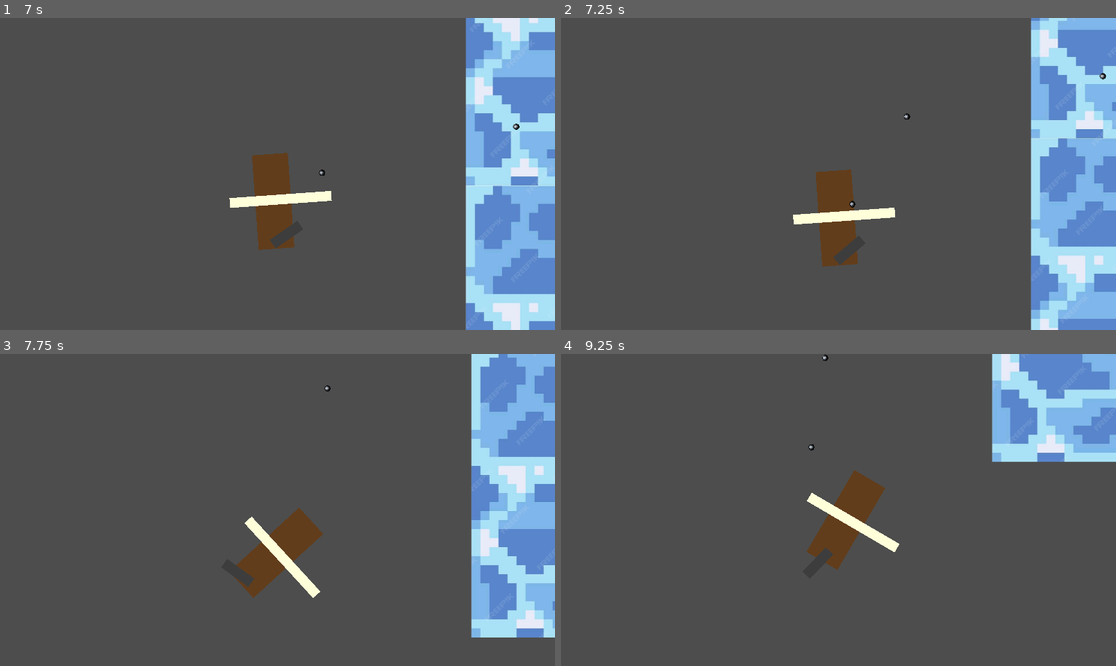
Above: before the commit, frames 1-4 (two rows, left to right).
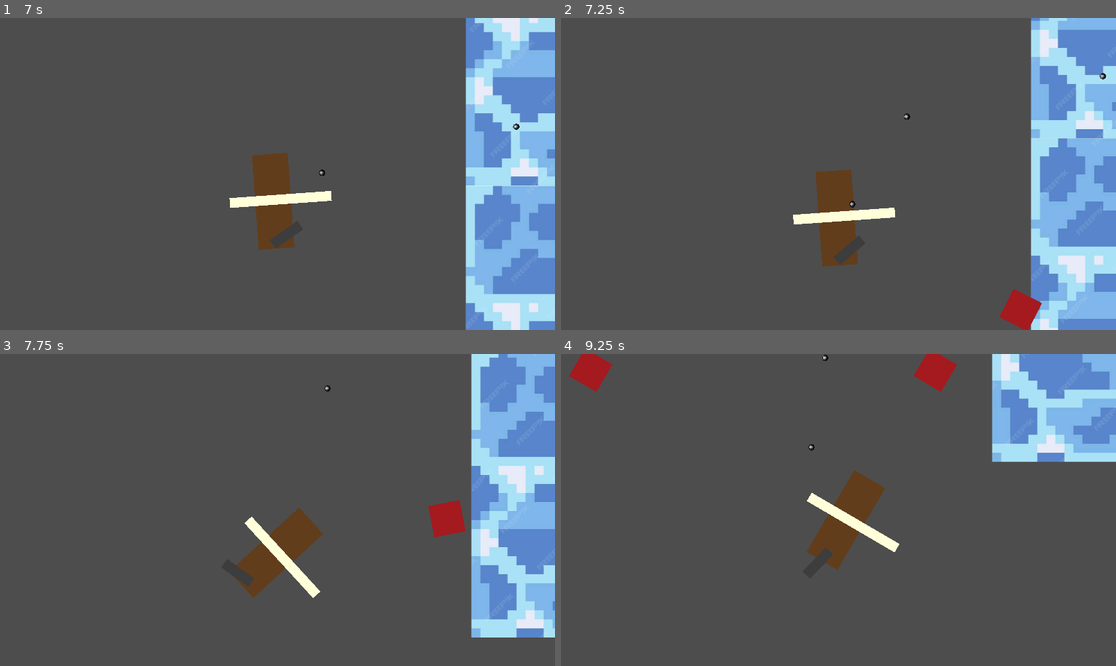
Above: after the commit, the same moments.

Repository: HephaistosForge/OceanDreamer
Game: Godot game, scene res://levels/main.tscn
The game is run twice, just before and just after one commit, with the same random seed, the same clock (stepped at 60 frames per second) and the same inputs.
Inputs (mouse positions are in pixels of both pictures, inside the frame that each line leads up to):
- Up to frame 1 (7 s): tap Enter at 0.5 s; move the mouse to (399, 158) at 0.52 s; hold D (turn_right) 0.53-1.28 s; hold Space (shoot) 0.53-1.28 s; move the mouse to (166, 189) at 1.27 s; hold S (backward) 1.28-2.03 s; tap Space (shoot) every 1.5 s from 1.35 to 5.85 s; move the mouse to (333, 105) at 2.02 s; hold D (turn_right) 2.03-2.78 s; hold Space (shoot) 2.03-2.78 s; move the mouse to (249, 236) at 2.77 s; hold W (forward) 2.78-3.53 s; move the mouse to (444, 220) at 3.52 s; hold Space (shoot) 3.53-4.28 s; hold A (turn_left) 3.53-5.03 s; move the mouse to (111, 127) at 4.27 s; move the mouse to (305, 174) at 5.02 s; hold S (backward) 5.03-5.78 s; hold Space (shoot) 5.03-5.78 s; move the mouse to (194, 96) at 5.77 s; hold D (turn_right) 5.78-6.53 s; move the mouse to (399, 158) at 6.52 s; hold W (forward) from 6.53 s (still down); hold Space (shoot) from 6.53 s (still down)
- Up to frame 2 (7.25 s): keep holding W (forward); keep holding Space (shoot)
- Up to frame 3 (7.75 s): move the mouse to (166, 525) at 7.27 s; release W (forward) at 7.28 s; release Space (shoot) at 7.28 s; hold D (turn_right) from 7.28 s (still down); tap Space (shoot) at 7.35 s
- Up to frame 4 (9.25 s): move the mouse to (894, 441) at 8.02 s; release D (turn_right) at 8.03 s; hold S (backward) 8.03-8.78 s; hold Space (shoot) 8.03-8.78 s; move the mouse to (810, 572) at 8.77 s; hold A (turn_left) from 8.78 s (still down); tap Space (shoot) at 8.85 s

Frame 1 is identical in both runs. In frame 2, 0.6% of the frame differs, in the area x 78-87%, y 86-100%; in frame 3, 0.6%; in frame 4, 1.1%, in the area x 1-72%, y 0-13%.

Commit message:
add entities, hp, cannonball hitting, collisions, physics layers

Diff:
--- /dev/null
+++ b/entities/enemies/monster.gd
@@ -0,0 +1,10 @@
+extends Entity
+
+@export var speed: float = 100
+
+func _physics_process(delta: float) -> void:
+	var ship = get_tree().get_first_node_in_group("ship")
+	if ship:
+		look_at(ship.global_position)
+		velocity = Vector2(cos(rotation), sin(rotation)) * speed
+	move_and_slide()
--- a/entities/enemies/monster.tscn
+++ b/entities/enemies/monster.tscn
@@ -1,10 +1,22 @@
-[gd_scene load_steps=2 format=3 uid="uid://tjhu343tjkvw"]
+[gd_scene load_steps=4 format=3 uid="uid://tjhu343tjkvw"]
 
+[ext_resource type="Script" path="res://entities/enemies/monster.gd" id="1_j2033"]
 [ext_resource type="Texture2D" uid="uid://beyr3aajwcbsu" path="res://entities/white.png" id="1_mlif1"]
 
-[node name="Monster" type="Node2D"]
+[sub_resource type="RectangleShape2D" id="RectangleShape2D_eft7m"]
+size = Vector2(102, 102)
+
+[node name="Monster" type="CharacterBody2D"]
+collision_layer = 2
+collision_mask = 3
+script = ExtResource("1_j2033")
+max_hp = 30
 
 [node name="Sprite2D" type="Sprite2D" parent="."]
 modulate = Color(0.641361, 0.103913, 0.123813, 1)
-scale = Vector2(0.264, 0.264)
+scale = Vector2(0.11, 0.11)
 texture = ExtResource("1_mlif1")
+
+[node name="CollisionShape2D" type="CollisionShape2D" parent="."]
+position = Vector2(0, -1)
+shape = SubResource("RectangleShape2D_eft7m")
--- /dev/null
+++ b/entities/enemies/spawner.gd
@@ -0,0 +1,18 @@
+extends Node2D
+
+@export var spawn_delay: int = 3
+@export var monsters: Array[PackedScene] = []
+@export var distance: int = 1000
+
+func _ready():
+	var timer = Timer.new()
+	add_child(timer)
+	timer.wait_time = spawn_delay
+	timer.start()
+	timer.timeout.connect(_spawn_enemy)
+
+func _spawn_enemy():
+	var angle = randf_range(0, TAU)
+	var monster = monsters.pick_random().instantiate()
+	get_tree().root.add_child(monster)
+	monster.global_position = global_position + Vector2(cos(angle), sin(angle)) * distance
--- /dev/null
+++ b/entities/enemies/spawner.tscn
@@ -0,0 +1,8 @@
+[gd_scene load_steps=3 format=3 uid="uid://c4x06yi0ho4mc"]
+
+[ext_resource type="Script" path="res://entities/enemies/spawner.gd" id="1_ic738"]
+[ext_resource type="PackedScene" uid="uid://tjhu343tjkvw" path="res://entities/enemies/monster.tscn" id="2_ak8bv"]
+
+[node name="Spawner" type="Node2D"]
+script = ExtResource("1_ic738")
+monsters = Array[PackedScene]([ExtResource("2_ak8bv")])
--- /dev/null
+++ b/entities/entity.gd
@@ -0,0 +1,27 @@
+extends CharacterBody2D
+
+class_name Entity
+
+signal death
+
+@export var max_hp: int = 100
+@export var is_enemy: bool = true
+
+@onready var hp = max_hp : set = set_hp
+
+func _ready():
+	death.connect(despawn_with_animation)
+
+func set_hp(new_hp):
+	hp = clamp(new_hp, 0, max_hp)
+	if hp == 0:
+		death.emit()
+
+func take_damage(damage):
+	set_hp(hp - damage)
+
+func despawn_with_animation():
+	var tween = create_tween()
+	tween.tween_property(self, "scale", Vector2.ZERO, 1) \
+		.set_ease(Tween.EASE_OUT).set_trans(Tween.TRANS_ELASTIC)
+	tween.tween_callback(queue_free)
--- a/entities/ship/ship.gd
+++ b/entities/ship/ship.gd
@@ -1,7 +1,4 @@
-extends CharacterBody2D
-
-
-
+extends Entity
 
 func _physics_process(delta: float) -> void:
 	var speed = Input.get_action_strength("forward") \
--- a/entities/ship/ship.tscn
+++ b/entities/ship/ship.tscn
@@ -1,12 +1,17 @@
-[gd_scene load_steps=5 format=3 uid="uid://c7tm36f80vf4x"]
+[gd_scene load_steps=6 format=3 uid="uid://c7tm36f80vf4x"]
 
 [ext_resource type="Script" path="res://entities/ship/ship.gd" id="1_f6l46"]
 [ext_resource type="Texture2D" uid="uid://beyr3aajwcbsu" path="res://entities/white.png" id="1_fi8el"]
 [ext_resource type="PackedScene" uid="uid://by7ohh6pv7e3" path="res://entities/ship/sail.tscn" id="2_cw1b2"]
 [ext_resource type="PackedScene" uid="uid://bwuj8ed1con3l" path="res://entities/weapons/cannon.tscn" id="3_ycsxb"]
 
-[node name="Ship" type="CharacterBody2D"]
+[sub_resource type="RectangleShape2D" id="RectangleShape2D_lgjk7"]
+size = Vector2(306, 89)
+
+[node name="Ship" type="CharacterBody2D" groups=["ship"]]
+collision_mask = 3
 script = ExtResource("1_f6l46")
+is_enemy = false
 
 [node name="Hull" type="Sprite2D" parent="."]
 modulate = Color(0.38553, 0.239547, 0.104828, 1)
@@ -23,3 +28,7 @@
 
 [node name="Camera2D" type="Camera2D" parent="."]
 position_smoothing_enabled = true
+
+[node name="CollisionShape2D" type="CollisionShape2D" parent="."]
+position = Vector2(0, -1.5)
+shape = SubResource("RectangleShape2D_lgjk7")
--- a/entities/weapons/cannon.gd
+++ b/entities/weapons/cannon.gd
@@ -27,3 +27,4 @@
 		get_tree().root.add_child(cannonball)
 		cannonball.global_position = global_position
 		cannonball.velocity = Vector2(cos(global_rotation), sin(global_rotation)) * velocity
+		cannonball.is_enemy = false
--- a/entities/weapons/cannonball.gd
+++ b/entities/weapons/cannonball.gd
@@ -1,4 +1,15 @@
-extends CharacterBody2D
+extends Area2D
+
+var velocity = Vector2.ZERO
+var damage = 10
+var is_enemy = true
 
 func _physics_process(delta: float) -> void:
-	move_and_slide()
+	position += velocity * delta
+
+
+func _on_entity_entered(body: Node2D) -> void:
+	print(body)
+	if body is Entity and body.is_enemy != is_enemy:
+		body.take_damage(damage)
+		queue_free()
--- a/entities/weapons/cannonball.tscn
+++ b/entities/weapons/cannonball.tscn
@@ -5,7 +5,7 @@
 
 [sub_resource type="CircleShape2D" id="CircleShape2D_qiv36"]
 
-[node name="Cannonball" type="CharacterBody2D"]
+[node name="Cannonball" type="Area2D"]
 collision_layer = 4
 collision_mask = 3
 script = ExtResource("1_8dncf")
@@ -16,3 +16,5 @@
 
 [node name="CollisionShape2D" type="CollisionShape2D" parent="."]
 shape = SubResource("CircleShape2D_qiv36")
+
+[connection signal="body_entered" from="." to="." method="_on_entity_entered"]
--- a/levels/main.tscn
+++ b/levels/main.tscn
@@ -1,11 +1,14 @@
-[gd_scene load_steps=3 format=3 uid="uid://ckt0uyxiiar40"]
+[gd_scene load_steps=4 format=3 uid="uid://ckt0uyxiiar40"]
 
 [ext_resource type="PackedScene" uid="uid://c7tm36f80vf4x" path="res://entities/ship/ship.tscn" id="1_2dg1b"]
+[ext_resource type="PackedScene" uid="uid://c4x06yi0ho4mc" path="res://entities/enemies/spawner.tscn" id="2_1dc6g"]
 [ext_resource type="PackedScene" uid="uid://brm5t5bdf23on" path="res://world/water.tscn" id="2_jjhdk"]
 
 [node name="Main" type="Node2D"]
 
 [node name="Ship" parent="." instance=ExtResource("1_2dg1b")]
 
+[node name="Spawner" parent="Ship" instance=ExtResource("2_1dc6g")]
+
 [node name="Water" parent="." instance=ExtResource("2_jjhdk")]
 position = Vector2(-33, 43)
--- a/project.godot
+++ b/project.godot
@@ -34,6 +34,10 @@
 "res://ui_scenes/": "green",
 "res://visual_effects/": "yellow"
 }
+
+[global_group]
+
+ship=""
 
 [input]
 
